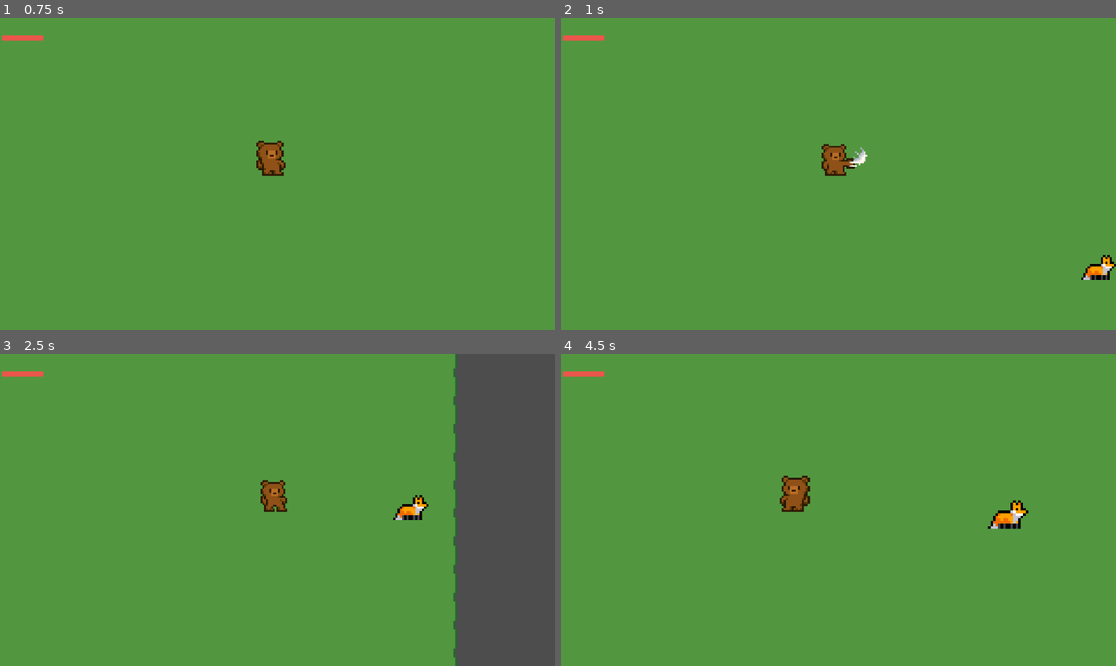
Above: before the commit, frames 1-4 (two rows, left to right).
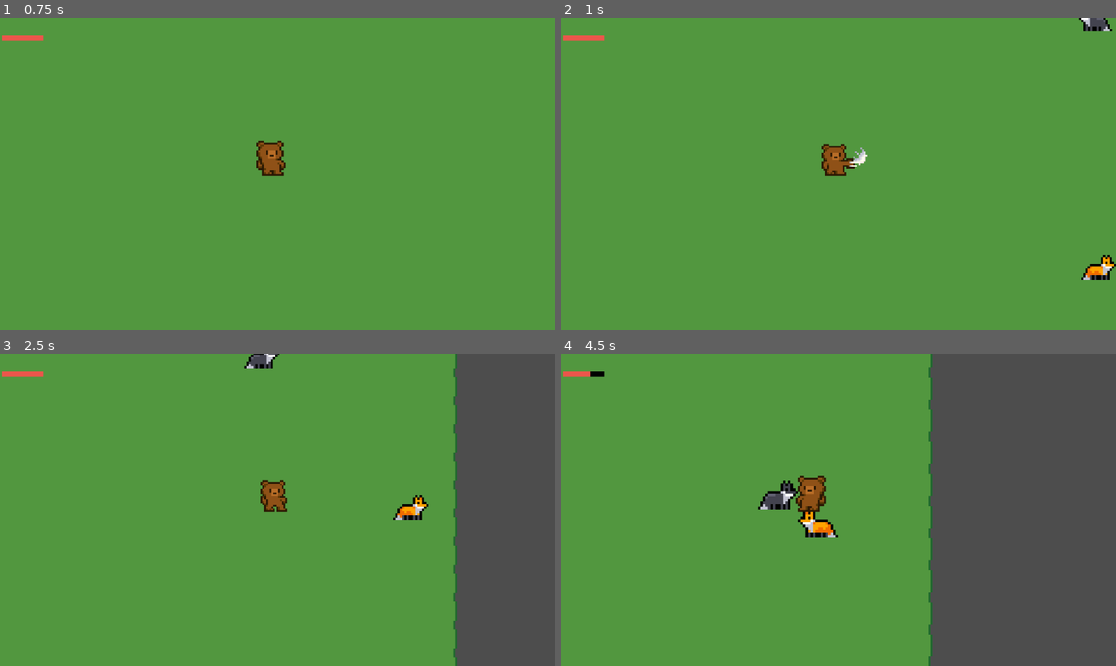
Above: after the commit, the same moments.

Repository: tom-legros/Beesounours-Gamejam4-2026
Game: Godot game, scene res://main.tscn
Two runs of this game, one before a commit and one after it. Both use one fixed random seed, a clock stepped at 60 frames per second and the inputs below.
Inputs:
- Up to frame 1 (0.75 s): hold Right (ui_right) from 0.53 s (still down); hold Shift from 0.53 s (still down)
- Up to frame 2 (1 s): keep holding Right (ui_right); keep holding Shift; tap Space at 0.77 s
- Up to frame 3 (2.5 s): release Right (ui_right) at 1.28 s; release Shift at 1.28 s; hold Down (ui_down) 1.28-2.03 s; tap Shift at 1.35 s; tap Space at 1.52 s; hold Right (ui_right) from 2.03 s (still down); hold Shift from 2.03 s (still down)
- Up to frame 4 (4.5 s): release Right (ui_right) at 2.78 s; release Shift at 2.78 s; hold Up (ui_up) 2.78-3.53 s; tap Shift at 2.85, 4.35 s; tap Space at 3.02, 3.77 s; hold Shift 3.53-4.28 s; hold Left (ui_left) from 3.53 s (still down)

Frame 1 is identical in both runs. In frame 2, 0.2% of the frame differs, in the area x 93-100%, y 0-5%; in frame 3, 0.2%; in frame 4, 35%, in the area x 5-100%, y 0-100%.

Commit message:
Ajout d'un nouvel ennemi

Diff:
--- /dev/null
+++ b/game/Loup.tscn
@@ -0,0 +1,41 @@
+[gd_scene load_steps=6 format=3 uid="uid://dg4v2ju86qprl"]
+
+[ext_resource type="Script" uid="uid://c3s817cmw628g" path="res://renard.gd" id="1_0jcpr"]
+[ext_resource type="Texture2D" uid="uid://b8dpydj1rfrvx" path="res://img/loup.png" id="2_0jcpr"]
+
+[sub_resource type="RectangleShape2D" id="RectangleShape2D_272bh"]
+size = Vector2(16, 11.612908)
+
+[sub_resource type="CircleShape2D" id="CircleShape2D_kv4hg"]
+radius = 174.01149
+
+[sub_resource type="CircleShape2D" id="CircleShape2D_mede7"]
+
+[node name="Loup" type="CharacterBody2D" groups=["Ennemis"]]
+position = Vector2(0, -1)
+script = ExtResource("1_0jcpr")
+
+[node name="Sprite2D" type="Sprite2D" parent="."]
+texture_filter = 1
+position = Vector2(1, 2.5000076)
+scale = Vector2(1.25, 1.2916666)
+texture = ExtResource("2_0jcpr")
+
+[node name="CollisionShape2D" type="CollisionShape2D" parent="." groups=["Ennemis"]]
+position = Vector2(1.0000002, 0.5)
+scale = Vector2(1.25, 1.2916662)
+shape = SubResource("RectangleShape2D_272bh")
+
+[node name="Vision" type="Area2D" parent="." groups=["Ennemis"]]
+
+[node name="CollisionShape2D" type="CollisionShape2D" parent="Vision"]
+shape = SubResource("CircleShape2D_kv4hg")
+
+[node name="ZoneDegats" type="Area2D" parent="."]
+
+[node name="CollisionShape2D" type="CollisionShape2D" parent="ZoneDegats"]
+shape = SubResource("CircleShape2D_mede7")
+
+[connection signal="body_entered" from="Vision" to="." method="_on_vision_body_entered"]
+[connection signal="body_exited" from="Vision" to="." method="_on_vision_body_exited"]
+[connection signal="body_entered" from="ZoneDegats" to="." method="_on_zone_degats_body_entered"]
--- a/game/main.tscn
+++ b/game/main.tscn
@@ -22,6 +22,7 @@
 [ext_resource type="Texture2D" uid="uid://ddlimudy3ne4s" path="res://img/slash4.png" id="16_getpj"]
 [ext_resource type="Texture2D" uid="uid://dnfav183kl3fw" path="res://img/barre vide.png" id="21_ryguw"]
 [ext_resource type="Texture2D" uid="uid://b1nxfq6xpc5cf" path="res://img/Barre full.png" id="22_d13ii"]
+[ext_resource type="PackedScene" uid="uid://dg4v2ju86qprl" path="res://Loup.tscn" id="23_d13ii"]
 
 [sub_resource type="RectangleShape2D" id="RectangleShape2D_1bvp3"]
 size = Vector2(10, 14)
@@ -231,5 +232,8 @@
 [node name="Renard3" parent="." instance=ExtResource("4_1bvp3")]
 position = Vector2(-84, 141)
 
+[node name="Loup" parent="." instance=ExtResource("23_d13ii")]
+position = Vector2(246, -86)
+
 [connection signal="body_entered" from="Player/ZoneAttaque" to="Player" method="_on_zone_attaque_body_entered"]
 [connection signal="animation_finished" from="Player/ZoneAttaque/SlashSprite" to="Player" method="_on_slash_sprite_animation_finished"]
--- a/game/player.gd
+++ b/game/player.gd
@@ -6,7 +6,7 @@
 const ZOOM_NORMAL = Vector2(5.0, 5.0)
 const ZOOM_RUN = Vector2(3.5, 3.5)
 const ZOOM_SPEED = 5.0
-const ATTACK_COOLDOWN := 0.6 # secondes
+const ATTACK_COOLDOWN := 0.6
 
 
 var can_attack := true
@@ -41,7 +41,6 @@
 	camera.offset = Vector2.ZERO
 	if barre_vie:
 		barre_vie.value = pv_actuels
-	print("PV restants : ", pv_actuels)
 	var tween = create_tween()
 	tween.tween_property(animated_sprite, "modulate", Color.RED, 0.1)
 	tween.tween_property(animated_sprite, "modulate", Color.WHITE, 0.1)
@@ -54,7 +53,6 @@
 		est_invulnerable = false
 
 func mourir():
-	print("L'ours a rendu l'âme...")
 	set_physics_process(false)
 	await get_tree().create_timer(1.5).timeout
 	get_tree().reload_current_scene()
@@ -104,20 +102,16 @@
 	can_attack = false
 	is_attacking = true
 	velocity = Vector2.ZERO
-
 	animated_sprite.play("attaque")
 
 	await get_tree().create_timer(0.15).timeout
 	collision_attaque.disabled = false
-
 	slash_sprite.visible = true
 	slash_sprite.play("slash")
 
 	await get_tree().create_timer(0.25).timeout
 	collision_attaque.disabled = true
-
 	is_attacking = false
-
 	await get_tree().create_timer(ATTACK_COOLDOWN).timeout
 	can_attack = true
 
--- a/game/renard.gd
+++ b/game/renard.gd
@@ -4,10 +4,9 @@
 @export var ACCELERATION = 400
 @export var VITESSE_ERRANCE = 30
 
-# --- NOUVEAU : SYSTÈME DE VIE ---
+
 var pv : int = 3
 var est_invulnerable : bool = false
-# ------------------------------
 
 var cible = null
 var direction_errance = Vector2.ZERO
@@ -18,7 +17,6 @@
 
 func _physics_process(delta):
 	var direction_voulue = Vector2.ZERO
-
 	if cible != null:
 		direction_voulue = global_position.direction_to(cible.global_position)
 	else:
@@ -26,11 +24,8 @@
 		if temps_errance <= 0:
 			choisir_direction_aleatoire()
 		direction_voulue = direction_errance
-
-	# Le renard recule s'il vient de prendre un coup (Optionnel)
 	if not est_invulnerable:
 		velocity = velocity.move_toward(direction_voulue * (VITESSE_MAX if cible else VITESSE_ERRANCE), ACCELERATION * delta)
-
 	if velocity.x > 2:
 		$Sprite2D.flip_h = true
 	elif velocity.x < -2:
@@ -38,33 +33,23 @@
 
 	move_and_slide()
 
-# --- LA FONCTION QUI MANQUAIT ---
 func subir_degats():
 	if est_invulnerable:
 		return
-
 	pv -= 1
-	print("Le renard a mal ! PV restants : ", pv)
-
-	# Effet Rouge
 	est_invulnerable = true
 	var tween = create_tween()
 	tween.tween_property($Sprite2D, "modulate", Color.RED, 0.1)
 	tween.tween_property($Sprite2D, "modulate", Color.WHITE, 0.1)
-
-	# Petit recul
 	velocity = -velocity.normalized() * 200
 	move_and_slide()
-
 	await get_tree().create_timer(0.4).timeout
 	est_invulnerable = false
-
 	if pv <= 0:
 		mourir()
 
 func mourir():
-	print("Renard vaincu !")
-	queue_free() # C'est ICI qu'il meurt pour de bon
+	queue_free()
 
 func choisir_direction_aleatoire():
 	var angle = randf_range(0, 2 * PI)
@@ -79,7 +64,6 @@
 	if body == cible:
 		cible = null
 
-# Pour attaquer l'ours
 func _on_zone_degats_body_entered(body):
 	if body.name == "Player":
 		if body.has_method("recevoir_degats"):
Binary file added: game/img/loup.png
Not shown, added: game/img/loup.png.import
Not shown: 1 places in game/main.tscn that only renumber resources
Not shown, added: game/img/loup
